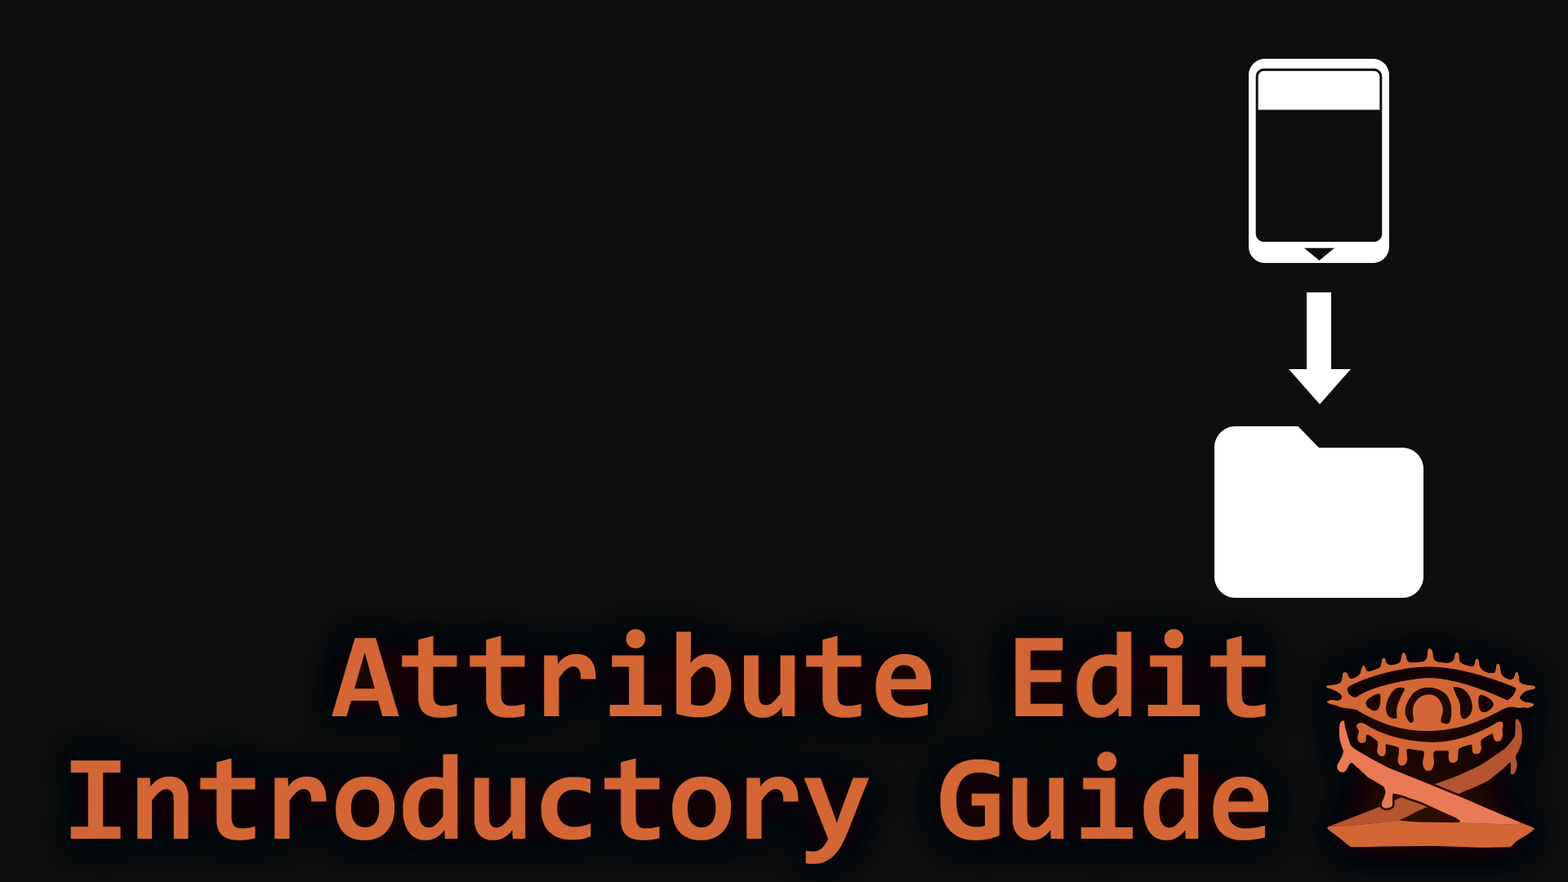
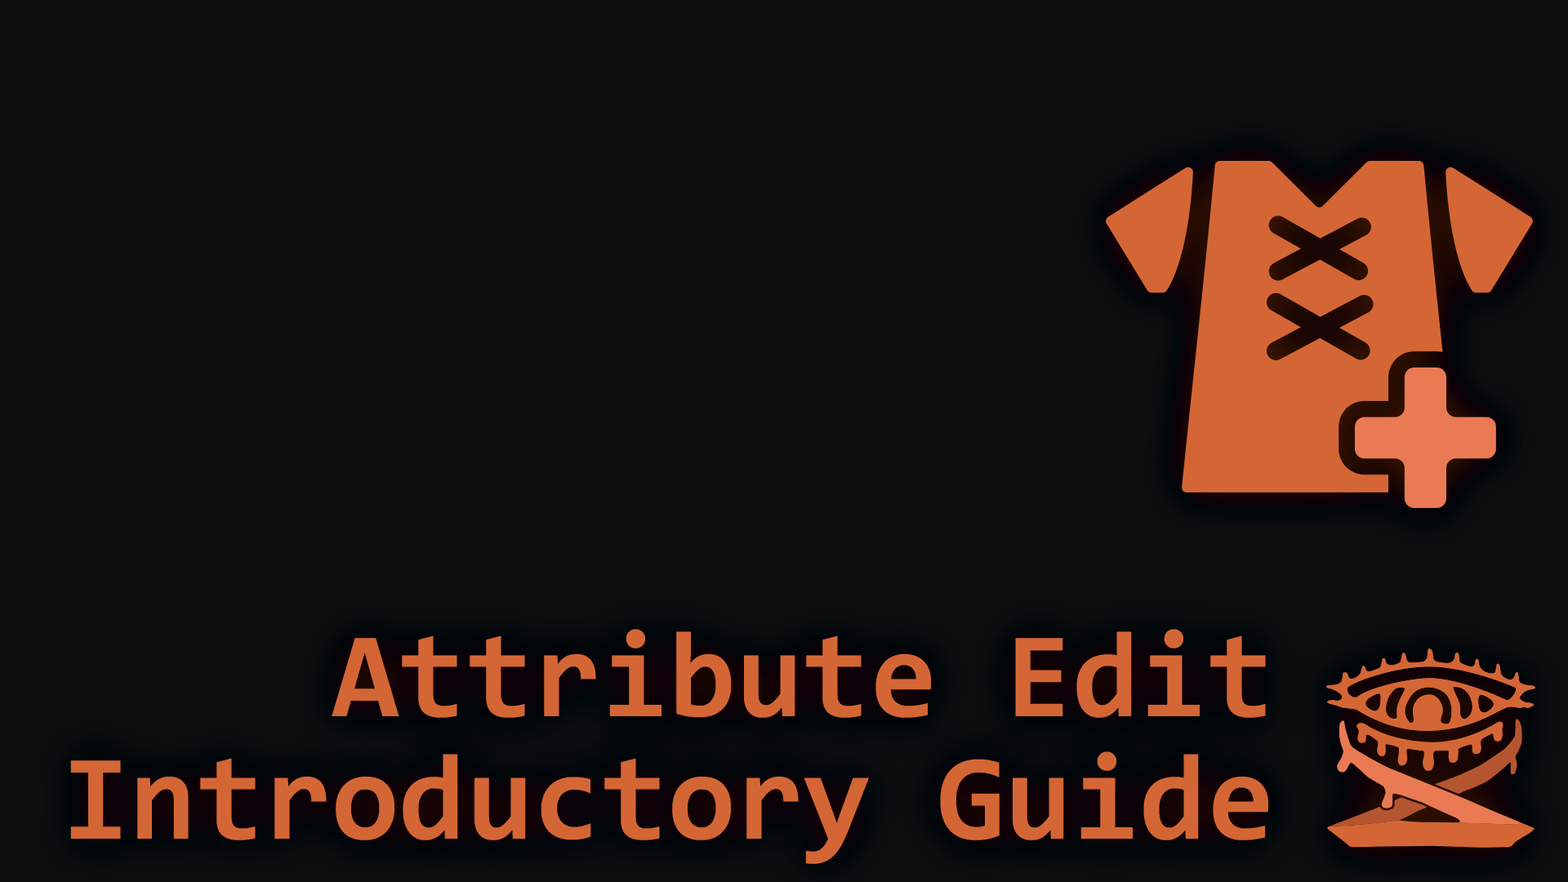
Layer changes from the first 1568 × 882 image to the second:
hid group "Group 1" (2 layers) over [1288, 292, 1351, 405]
hid "TKVSC Icons_Source" over [1214, 426, 1424, 598]
added layer "EquipmentIcon" in group "Labels" over [1105, 160, 1533, 508]
hid "cartridge" over [1248, 58, 1390, 263]